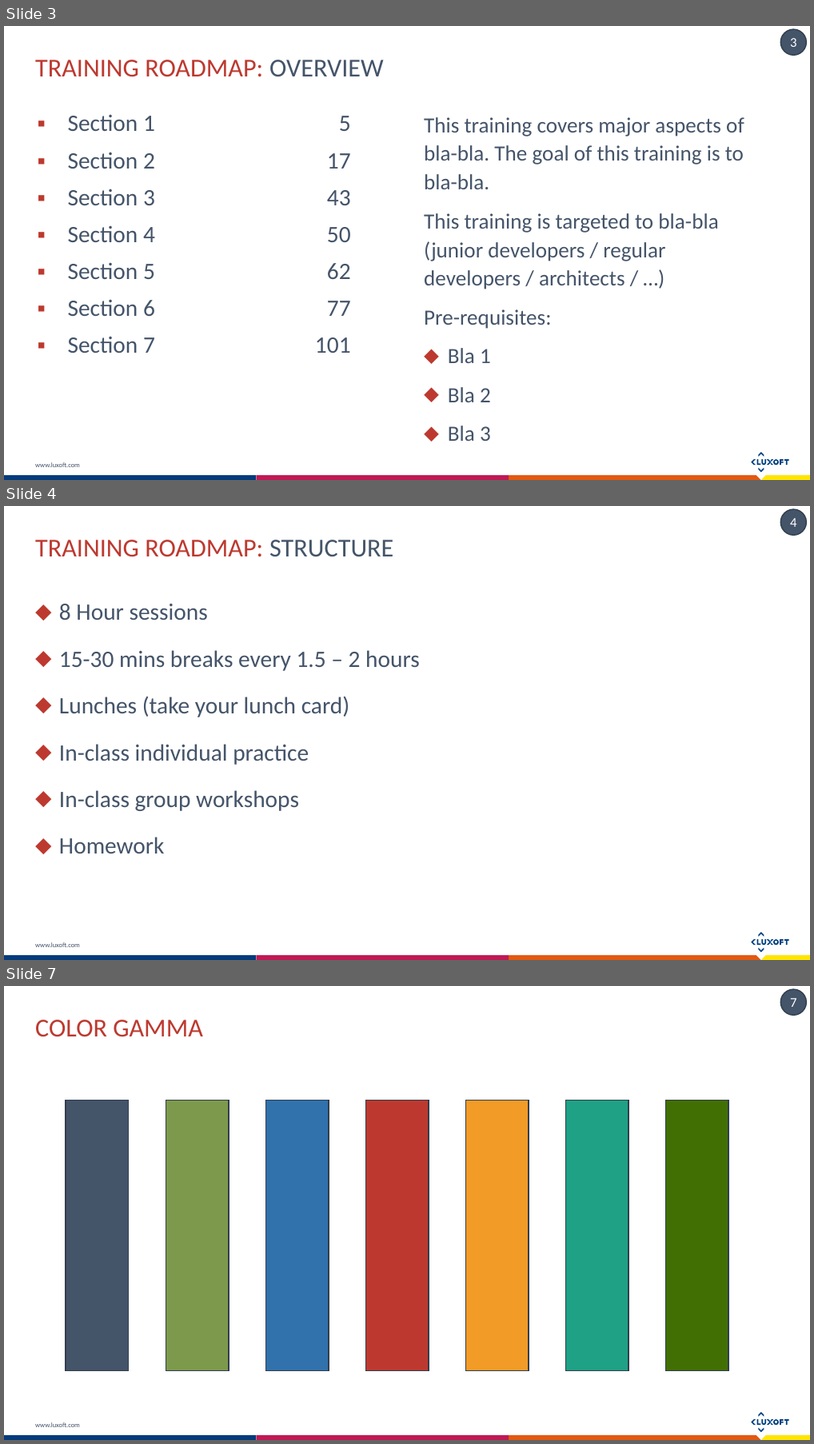
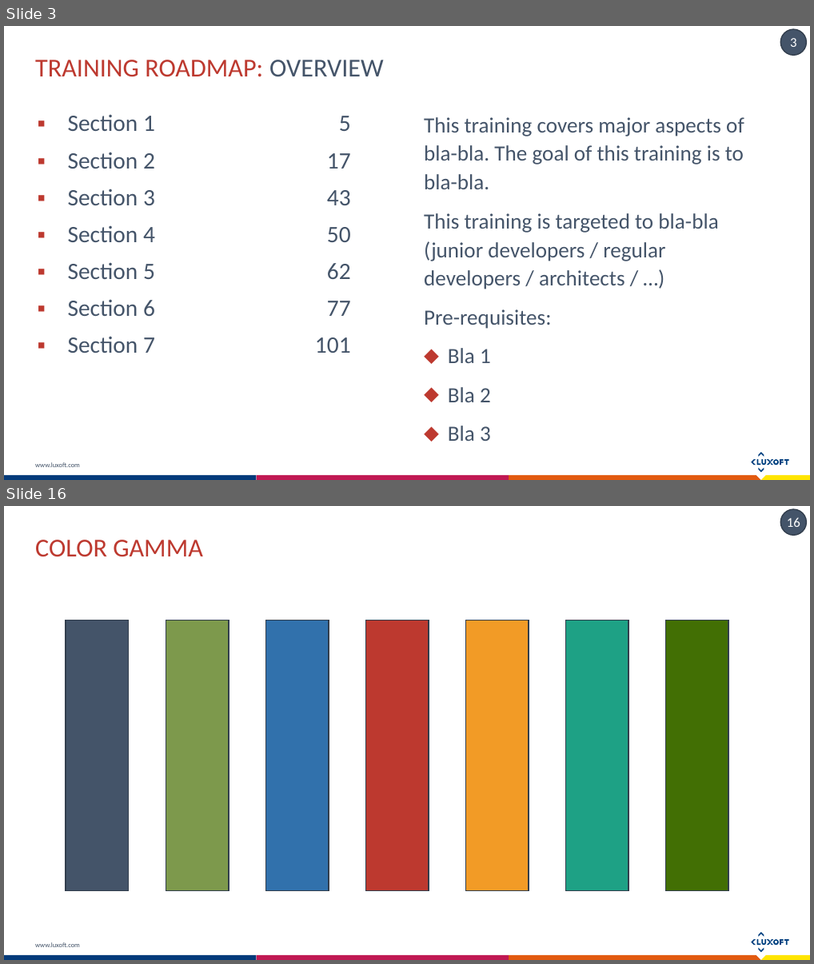
Before and after one commit to exiton3/Unit-tests-Best-Practices-Samples, a slide deck: Docs/Unit testing Bests practices.pptx. Shown one above the other, each under a label of ours: slides 3, 4 and 7 before the commit, slides 3 and 16 after it; the slides between them are not shown. The pictures are 814x1444 and 814x964 pixels, drawn with LibreOffice and Linux fonts; fonts in the diff are those of the drawing. Boxes give left, top, right and bottom in pixels: in the first picture for what was removed or moved away, otherwise in the second. Text is boxed around its words. In the diff, an @@ line names an element or a change of style, - is before the commit and + after.

```diff
--- a/Docs/Unit testing Bests practices.pptx
+++ b/Docs/Unit testing Bests practices.pptx
@@ slide 4 removed at box(4, 506, 810, 960), background #FFFFFF; not listed: 18 template elements that a slide beside it also shows @@
@@ title removed at box(35, 540, 394, 557) @@
-TRAINING ROADMAP: STRUCTURE
@@ text removed at box(59, 604, 420, 853) @@
-⬥ 8 Hour sessions
-⬥ 15-30 mins breaks every 1.5 – 2 hours
-⬥ Lunches (take your lunch card)
-⬥ In-class individual practice
-⬥ In-class group workshops
-⬥ Homework
@@ what was slide 7 is now slide 16 @@
@@ page number at box(787, 517, 801, 527): text changed @@
-7
+16
```
Also in this commit, not shown: 13 slides added, 3 other slides removed.
